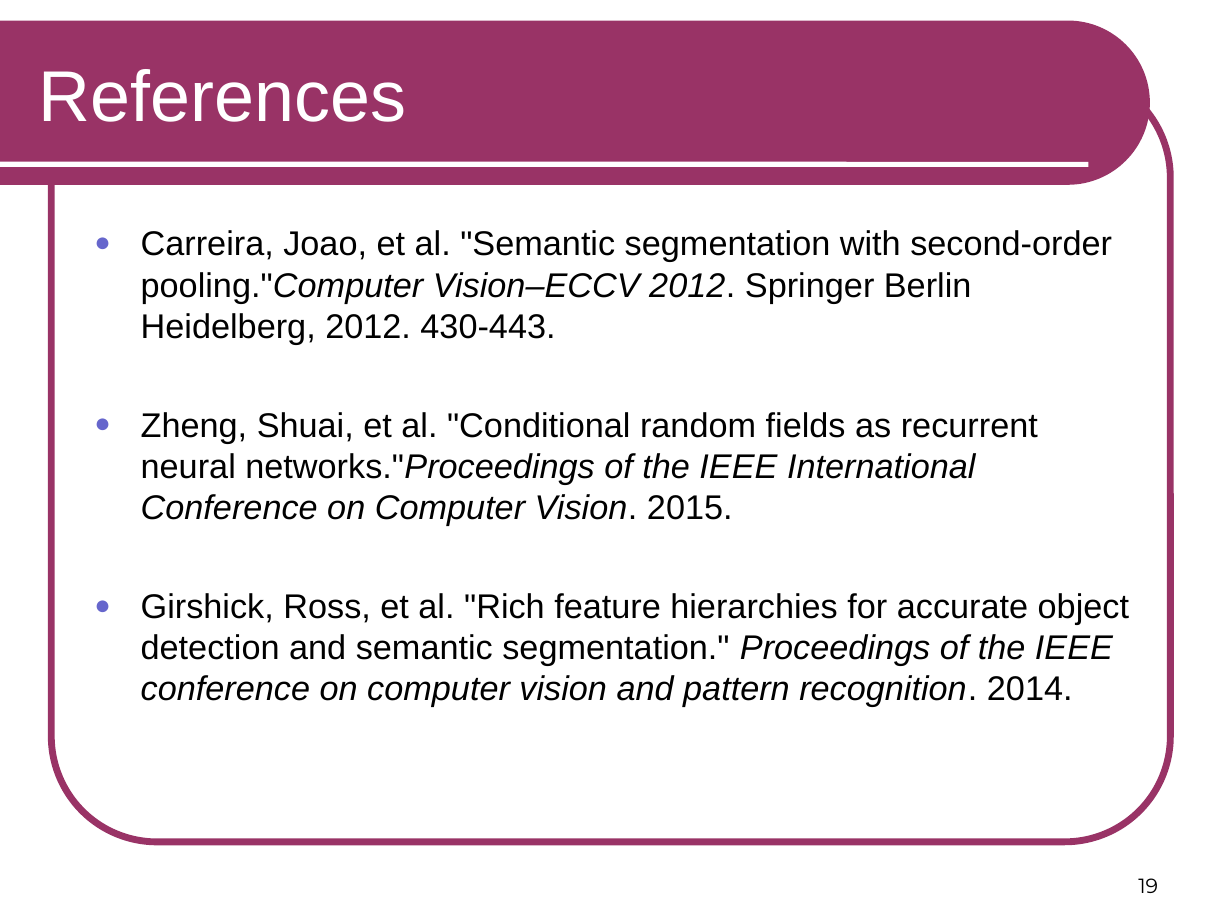
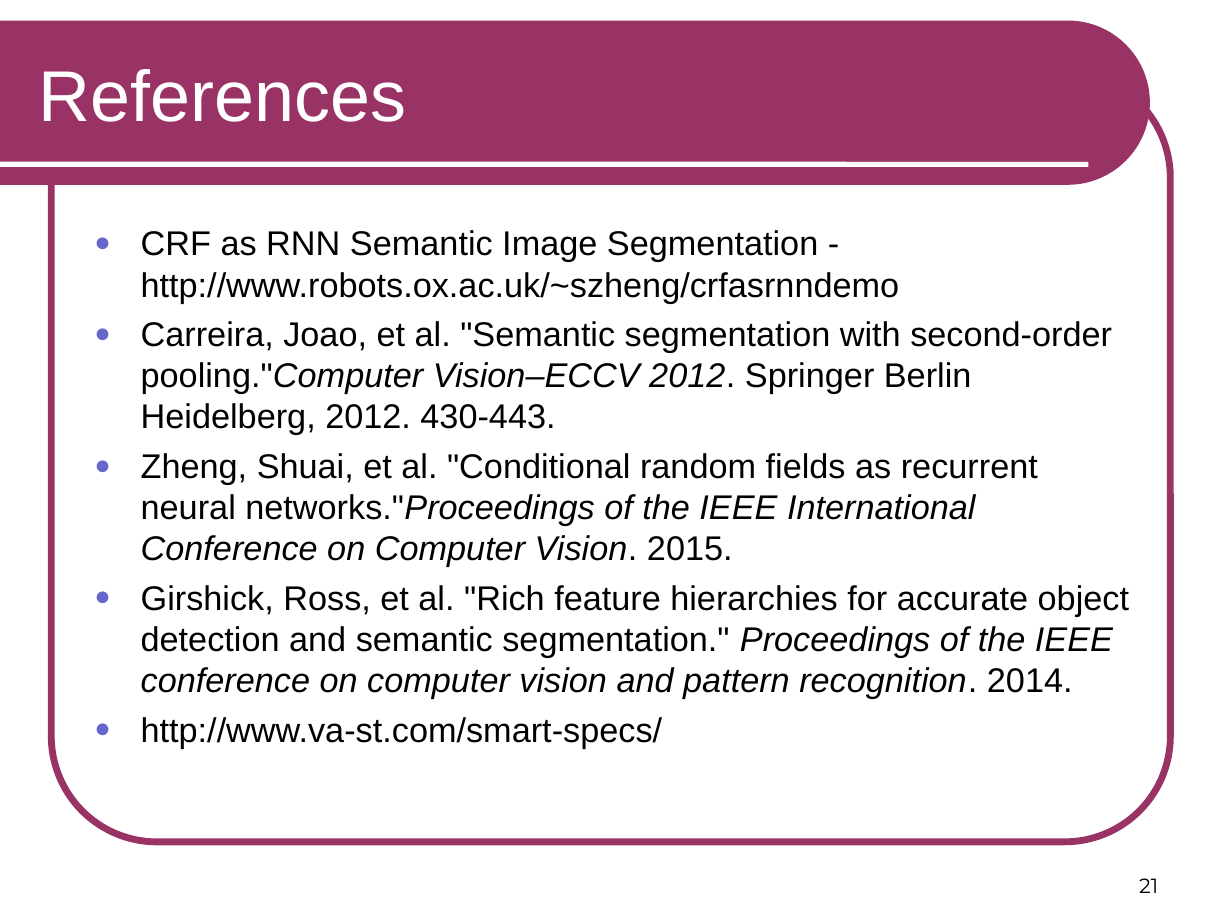
Before and after one commit to RSIP/SSI-SemanticSegmentation, a slide deck: slide 21 of template_slides.ppt (slide 19 before the commit). Drawn at 1232x924 pixels with LibreOffice and Linux fonts; fonts in the diff are those of the drawing. Boxes give left, top, right and bottom in pixels: in the first picture for what was removed or moved away, otherwise in the second. Text is boxed around its words. In the diff, an @@ line names an element or a change of style, - is before the commit and + after.

```diff
--- a/template_slides.ppt
+++ b/template_slides.ppt
@@ text at box(141, 230, 900, 303): paragraph added @@
+● CRF as RNN Semantic Image Segmentation - http://www.robots.ox.ac.uk/~szheng/crfasrnndemo
@@ text at box(141, 717, 663, 748): paragraph added @@
+● http://www.va-st.com/smart-specs/
@@ page number at box(1139, 878, 1158, 893): text changed @@
-19
+21
```
Also in this commit, not shown: 2 other slides changed, 3 slides added, 1 slide removed.
